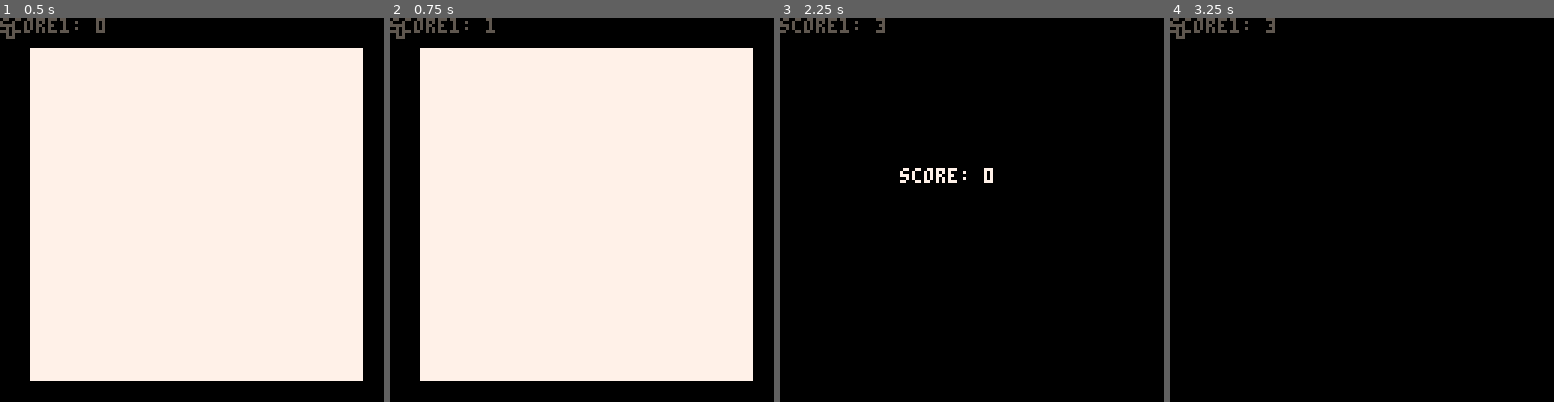
Above: before the commit, frames 1-4 (left to right).
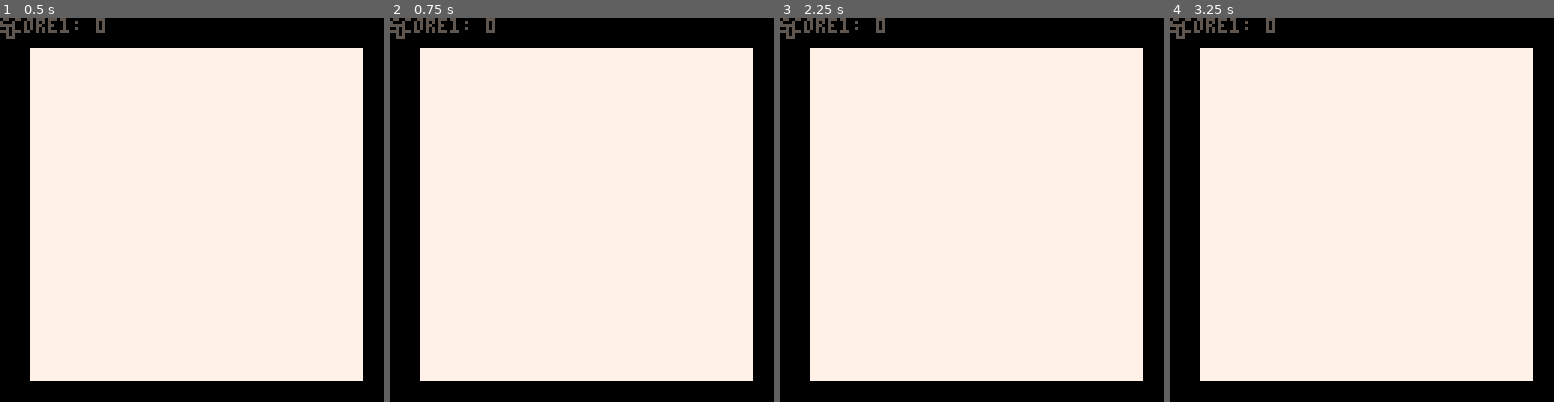
Above: after the commit, the same moments.

Repository: abemassry/dimensional-jump
Game: PICO-8 cartridge dimensional-jump.p8
Two runs of this game, one before a commit and one after it. Both use one fixed random seed, a clock stepped at 60 frames per second and the inputs below.
Inputs:
- Up to frame 1 (0.5 s): tap X (X key) at 0.33 s
- Up to frame 2 (0.75 s): tap O (Z key) at 0.7 s
- Up to frame 3 (2.25 s): tap X (X key) at 1.07, 1.85 s; hold Right 1.6-2.1 s; tap O (Z key) at 1.7, 2.1 s; hold Up from 2.15 s (still down)
- Up to frame 4 (3.25 s): release Up at 2.42 s; hold Right 2.47-3.03 s; tap O (Z key) at 2.5, 2.9 s; tap X (X key) at 2.97 s; hold Left from 3.08 s (still down)

Frame 1 is identical in both runs. In frame 2, less than 0.1% of the frame differs, in the area x 25-28%, y 0-4%; in frame 3, 75%; in frame 4, 75%, in the area x 7-95%, y 0-95%.

Commit message:
got level zero to display

Diff:
--- a/dimensional-jump.p8
+++ b/dimensional-jump.p8
@@ -99,6 +99,21 @@
 	end
 end
 
+function zero_level_start()
+	zero_level = {
+		draw=function(self)
+			-- draw items in here
+			rectfill(54, 54, 84, 84, 7)
+		end,
+		update=function(self)
+			-- handle button press
+			if (btn(4) or btn(5)) then
+				overlay_state = 4
+			end
+		end
+	}
+end
+
 
 function draw_end_first_stage_bg(bg_height)
 	bg_height+=156
@@ -171,11 +186,13 @@
 function reset_to_next_stage()
 	overlay_state = 1
 
-	if level == 2 then
+	if level == 0 then
+		level = 1
+	elseif level == 1 then
+		level = 2
+		-- music(28, 1000, 3)
+	elseif level == 2 then
 		level = 3
-		-- music(28, 1000, 3)
-	else
-		level = 2
 		-- music(19, 1000, 3)
 	end
 	-- overlay_state 0 title screen
@@ -377,6 +394,7 @@
 			cls()
 			-- music(1, 1000, 3)
 			-- start of play
+			zero_level_start()
 			if not monamie then
 			end
 		end
@@ -421,9 +439,17 @@
 		if monamie then
 		end
 		camera(0,0)
-		if level == 1 then
-			update_first_level()
-		end
+
+		if level == 0 then
+			zero_level:update()
+		elseif level == 1 then
+			--one_level:update()
+		elseif level == 2 then
+			--two_level:update()
+		elseif level == 3 then
+			--three_level:update()
+		end
+
 	-- TODO: if condition for overlay state 4
 	-- if negative_altitude > 400 then
 	-- end
@@ -451,7 +477,7 @@
 		-- hud
 		draw_score()
 		-- end hud
-
+		zero_level:draw()
 		-- below is foreground
 		if level == 1 then
 			draw_first_level()
